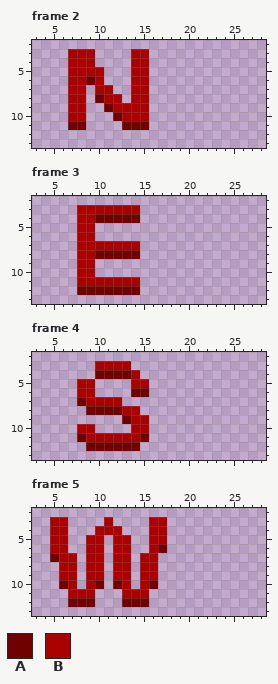
Pixel-art file: Sprites/compass_tilemap.aseprite. Above: the version before the commit.
32x16 pixels, 5 frames. Shown: frame 2: x 3..28, y 2..13; frame 3: x 3..28, y 2..13; frame 4: x 3..28, y 2..13; frame 5: x 3..28, y 2..13. The old version is drawn lined up with the new one.
Visible layers, top first: "Layer 2", "Layer 1".
Palette (. is transparent): A #710000  B #aa0000
Pixels before, frame 2, first column x 7:
 3 BBB....BB
 4 BBB....BB
 5 BBBB...BB
 6 BBAB...BB
 7 BB.BB..BB
 8 BB.ABB.BB
 9 BB..ABBBB
10 BB...ABBB
11 AA....AAA
Pixels before, frame 3, first column x 8:
 3 BBBBBBB
 4 BBAAAAA
 5 BB.....
 6 BB.....
 7 BBBBBBB
 8 BBAAAAA
 9 BB.....
10 BB.....
11 BBBBBBB
12 AAAAAAA
Pixels before, frame 4, first column x 8:
 3 ..BBBB..
 4 ..AAAAB.
 5 BB....BB
 6 BB....AA
 7 ABBBB...
 8 .AAAABB.
 9 .....ABB
10 BB....BB
11 ABBBBBBA
12 .AAAAAA.
Pixels before, frame 5, first column x 5:
 3 BB....B....BB
 4 BB...BBB...BB
 5 BB..BB.BB..BB
 6 BB..BB.BB..BA
 7 ABB.BB.BB.BB.
 8 .BB.BB.BB.BB.
 9 .BB.BB.BB.BB.
10 .AB.BA.AB.BA.
11 ..BBB...BBB..
12 ..AAA...AAA..
Now the later version:
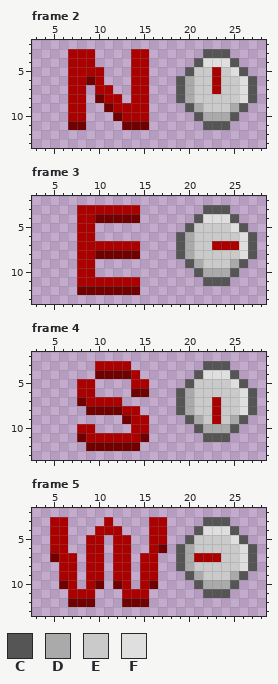
Colours new in this view: C #555555  D #aaaaaa  E #cacaca  F #dfdfdf
The author wrote: fixed hotbar path and improved compass sprite
Diff:
whole drawing moved by -4,+0 (the old picture is shown already moved)
Frame 2:
The author put colour B in rows 5 to 7 at x 23.
The author put colour C in row 3 at x 22 to 24; in row 4 at x 21 and 25; in row 5 at x 20 and 26; in rows 6 to 8 at x 19 and 27; in row 9 at x 20 and 26; in row 10 at x 21 and 25.
The author put colour C in row 11 at x 22 to 24.
The author put colour D in rows 6 to 8 at x 20; in row 9 at x 21 and 25; in row 10 at x 22 to 24.
The author put colour E in row 5 at x 21 to 22 and 24; in rows 6 to 7 at x 21 to 22 and 24 to 25; in row 8 at x 21 to 25; in row 9 at x 22 to 24.
The author put colour F in row 4 at x 22 to 24; in row 5 at x 25; in rows 6 to 8 at x 26.
Frame 3:
The author put colour B in row 7 at x 23 to 25.
The author put colour C in row 3 at x 22 to 24; in row 4 at x 21 and 25; in row 5 at x 20 and 26; in rows 6 to 8 at x 19 and 27; in row 9 at x 20 and 26; in row 10 at x 21 and 25.
The author put colour C in row 11 at x 22 to 24.
The author put colour D in rows 6 to 8 at x 20; in row 9 at x 21 and 25; in row 10 at x 22 to 24.
The author put colour E in row 5 at x 21 to 24; in row 6 at x 21 to 25; in row 7 at x 21 to 22; in row 8 at x 21 to 25; in row 9 at x 22 to 24.
The author put colour F in row 4 at x 22 to 24; in row 5 at x 25; in rows 6 to 8 at x 26.
Frame 4:
The author put colour B in rows 7 to 9 at x 23.
The author put colour C in row 3 at x 22 to 24; in row 4 at x 21 and 25; in row 5 at x 20 and 26; in rows 6 to 8 at x 19 and 27; in row 9 at x 20 and 26; in row 10 at x 21 and 25.
The author put colour C in row 11 at x 22 to 24.
The author put colour D in rows 6 to 8 at x 20; in row 9 at x 21 and 25; in row 10 at x 22 to 24.
The author put colour E in row 5 at x 21 to 24; in row 6 at x 21 to 25; in rows 7 to 8 at x 21 to 22 and 24 to 25; in row 9 at x 22 and 24.
The author put colour F in row 4 at x 22 to 24; in row 5 at x 25; in rows 6 to 8 at x 26.
Frame 5:
The author put colour B in row 7 at x 21 to 23.
The author put colour C in row 3 at x 22 to 24; in row 4 at x 21 and 25; in row 5 at x 20 and 26; in rows 6 to 8 at x 19 and 27; in row 9 at x 20 and 26; in row 10 at x 21 and 25.
The author put colour C in row 11 at x 22 to 24.
The author put colour D in rows 6 to 8 at x 20; in row 9 at x 21 and 25; in row 10 at x 22 to 24.
The author put colour E in row 5 at x 21 to 24; in row 6 at x 21 to 25; in row 7 at x 24 to 25; in row 8 at x 21 to 25; in row 9 at x 22 to 24.
The author put colour F in row 4 at x 22 to 24; in row 5 at x 25; in rows 6 to 8 at x 26.
Where, in picture pixels (left, top, right, bottom), the same in both pictures:
added: (176, 49, 257, 130)
added: (176, 205, 257, 286)
added: (176, 361, 257, 442)
added: (176, 517, 257, 598)
